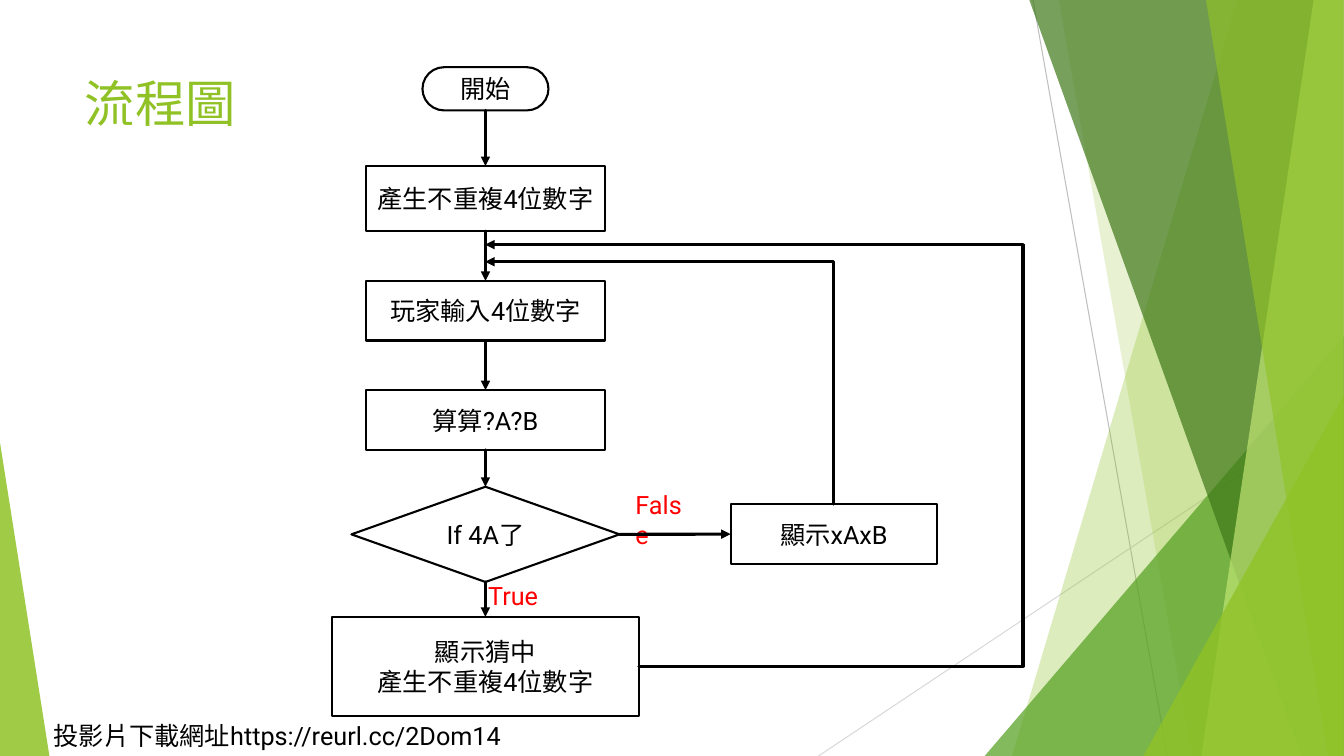
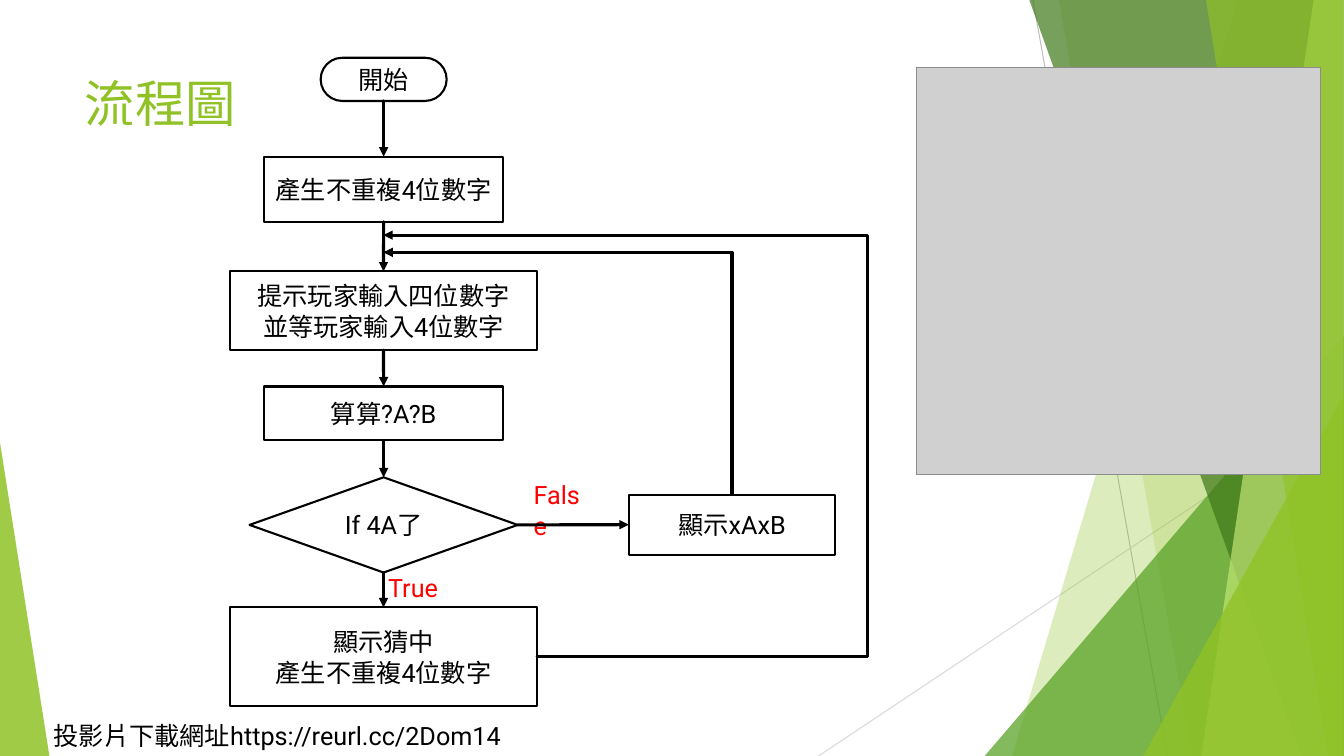
Before and after one commit to liulawsi/My_PPTs, a slide deck: slide 4 of LCC/Java/A2_來寫個好玩的吧.pptx. Drawn at 1344x756 pixels with LibreOffice and Linux fonts; fonts in the diff are those of the drawing; grey boxes stand for pictures; background and template pictures are left out. Boxes give left, top, right and bottom in pixels: in the first picture for what was removed or moved away, otherwise in the second. Text is boxed around its words. In the diff, an @@ line names an element or a change of style, - is before the commit and + after.

```diff
--- a/LCC/Java/A2_來寫個好玩的吧.pptx
+++ b/LCC/Java/A2_來寫個好玩的吧.pptx
@@ picture added at (x1=917, y1=68, x2=1321, y2=475) @@
@@ 3 rectangles, 3 arrows, 2 texts, 1 diamond, 1 rounded rectangle, 1 elbow arrow moved together from (x1=332, y1=68, x2=938, y2=716) to (x1=230, y1=57, x2=836, y2=707) @@
@@ 2 rectangles, 1 elbow arrow, 1 arrow moved together from (x1=447, y1=226, x2=486, y2=617) to (x1=344, y1=217, x2=384, y2=608) @@
@@ elbow arrow moved from (639, 666) - (485, 245) to (537, 657) - (383, 235) @@
@@ rectangle "提示玩家輸入四位數字" resized from (x1=366, y1=281, x2=605, y2=341) to (x1=230, y1=271, x2=537, y2=350) @@
@@ text in rectangle at (x1=258, y1=283, x2=510, y2=338): text changed @@
-玩家輸入4位數字
+提示玩家輸入四位數字
+並等玩家輸入4位數字
@@ arrow moved from (486, 341) - (486, 390) to (383, 350) - (384, 386) @@
@@ rectangle "算算?A?B" resized from (x1=366, y1=390, x2=605, y2=450) to (x1=264, y1=386, x2=503, y2=441) @@
```
Also in this commit, not shown: 7 other slides changed, 14 other files.
